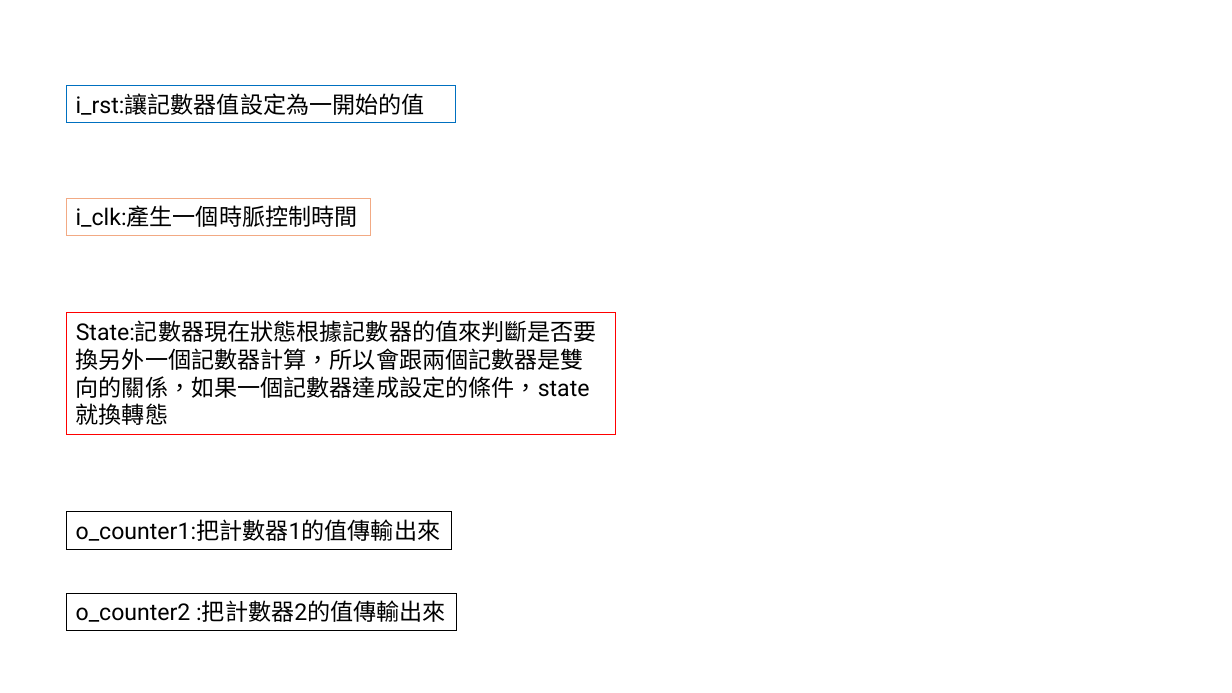
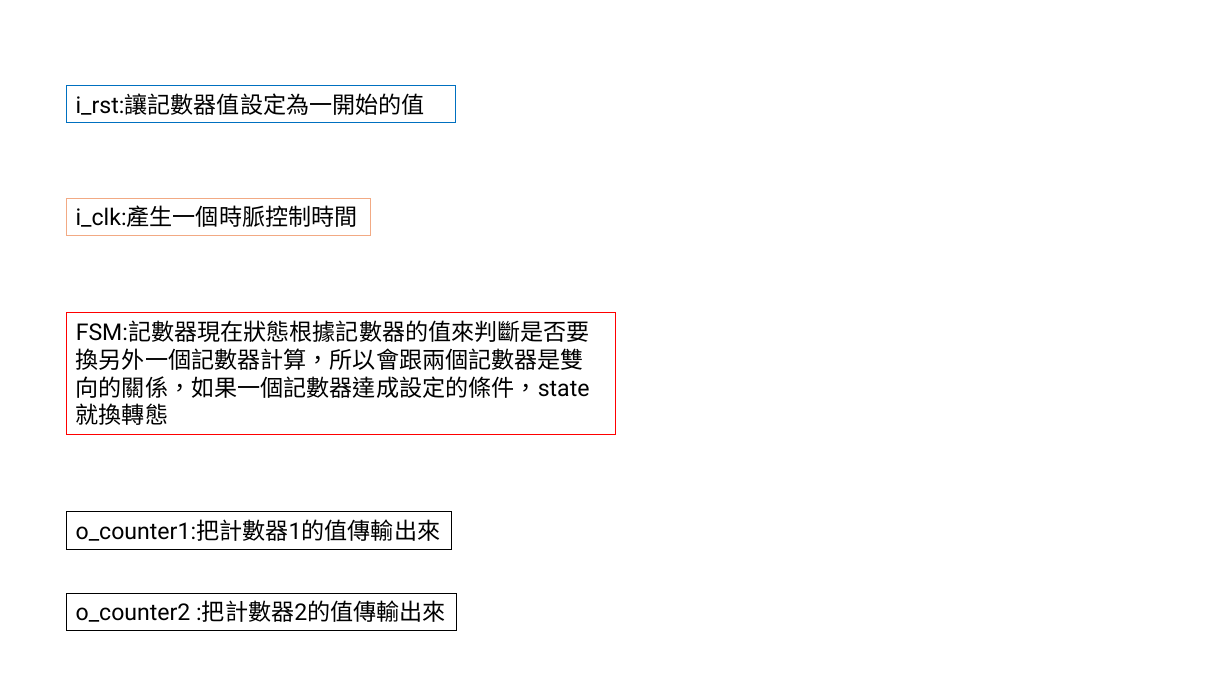
Before and after one commit to C111112164/two_counter, a slide deck: slide 3 of FPGA專題實習Two _counter.pptx. Drawn at 1232x693 pixels with LibreOffice and Linux fonts; fonts in the diff are those of the drawing. Boxes give left, top, right and bottom in pixels: in the first picture for what was removed or moved away, otherwise in the second. Text is boxed around its words. In the diff, an @@ line names an element or a change of style, - is before the commit and + after.

```diff
--- a/FPGA專題實習Two _counter.pptx
+++ b/FPGA專題實習Two _counter.pptx
@@ text in rectangle at <box>76,320,590,398</box>: text changed @@
-State:記數器現在狀態根據記數器的值來判斷是否要換另外一個記數器計算，所以會跟兩個記數器是雙向的關係，如果一個記數器達成設定的條件，state就換轉態
+FSM:記數器現在狀態根據記數器的值來判斷是否要換另外一個記數器計算，所以會跟兩個記數器是雙向的關係，如果一個記數器達成設定的條件，state就換轉態
```
Also in this commit, not shown: 1 other slide changed.
